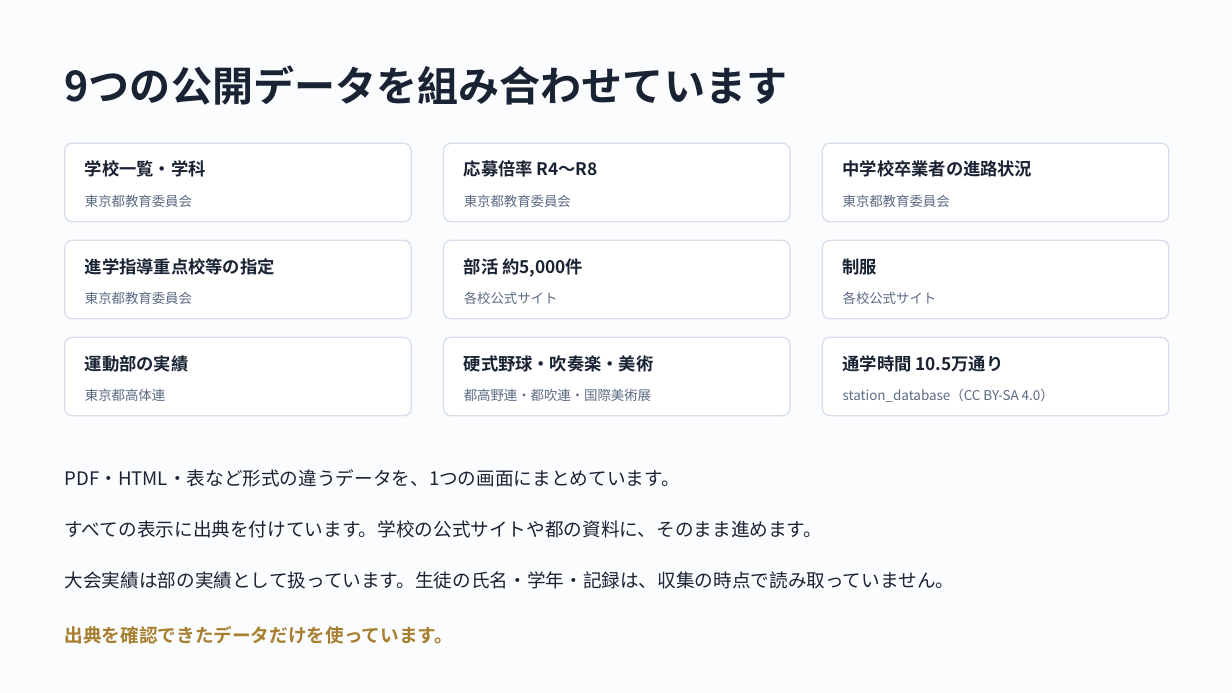
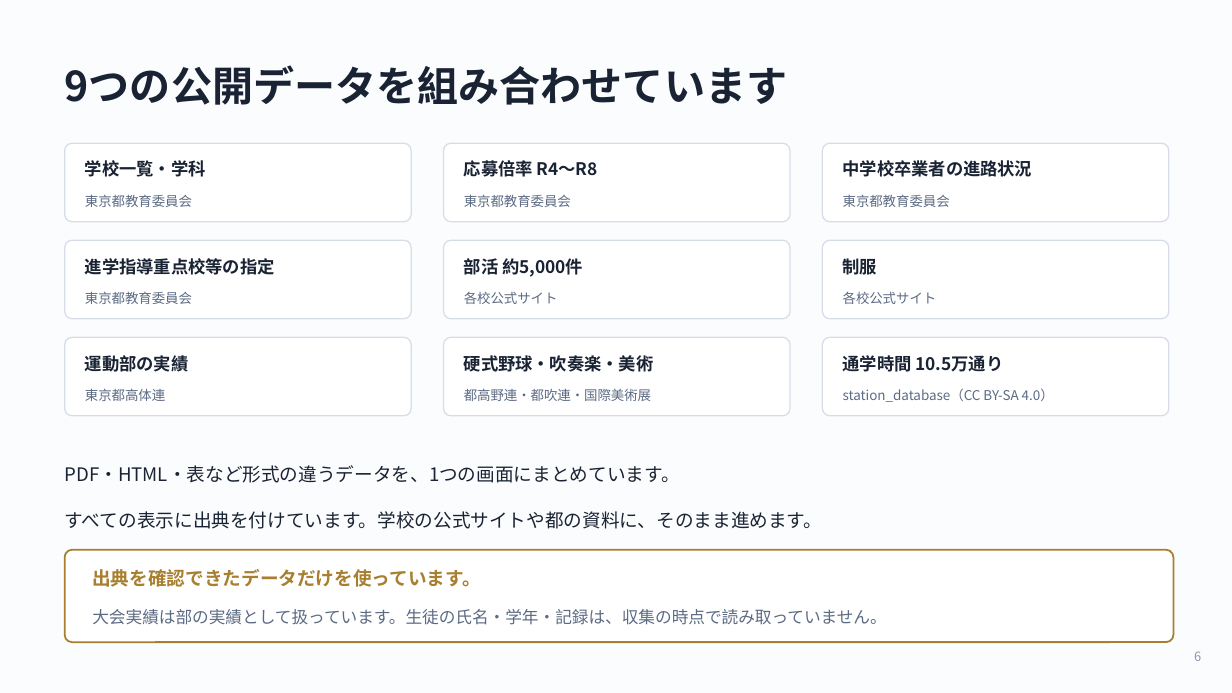
Before and after one commit to Nishi-Taiga/Course_Compass, a slide deck: slide 6 of docs/slides/shinro-compass-slides.pptx. Drawn at 1232x693 pixels with LibreOffice and Linux fonts; fonts in the diff are those of the drawing. Boxes give left, top, right and bottom in pixels: in the first picture for what was removed or moved away, otherwise in the second. Text is boxed around its words. In the diff, an @@ line names an element or a change of style, - is before the commit and + after.

```diff
--- a/docs/slides/shinro-compass-slides.pptx
+++ b/docs/slides/shinro-compass-slides.pptx
@@ text "PDF・HTML・表など形式の違うデータを、1つの画面にまとめています。": place and size @@
-text "PDF・HTML・表など形式の違うデータを、1つの画面にまとめています。" at (65,469,680,487)
+text "PDF・HTML・表など形式の違うデータを、1つの画面にまとめています。" at (65,465,680,483)
@@ text "すべての表示に出典を付けています。学校の公式サイトや都の資料に、そのまま進めます。": place and size @@
-text "すべての表示に出典を付けています。学校の公式サイトや都の資料に、そのまま進めます。" at (65,520,823,538)
+text "すべての表示に出典を付けています。学校の公式サイトや都の資料に、そのまま進めます。" at (65,511,823,529)
@@ rounded rectangle added at (65,550,1174,642), fill #FFFFFF, outline #A87F2F 1.4 pt @@
@@ text "出典を確認できたデータだけを使っています。": place and size @@
-text "出典を確認できたデータだけを使っています。" at (65,626,453,644)
+text "出典を確認できたデータだけを使っています。" at (92,569,480,587)
@@ text "大会実績は部の実績として扱っています。生徒の氏名・学年・記録は、収集の時点で読み取っていません。": place and size @@
-text "大会実績は部の実績として扱っています。生徒の氏名・学年・記録は、収集の時点で読み取っていません。" at (65,571,955,589)
+text "大会実績は部の実績として扱っています。生徒の氏名・学年・記録は、収集の時点で読み取っていません。" at (92,609,886,625)
@@ text "大会実績は部の実績として扱っています。生徒の氏名・学年・記録は、収集の時点で読み取っていません。" at (92,609,886,625): size 14.5 to 13 pt, text colour #1A2333 to #5C6B84 @@
@@ text added at (1194,651,1201,661), 10 pt, text #8B97AC @@
+6
```
Also in this commit, not shown: 6 other slides changed, 1 other file.
